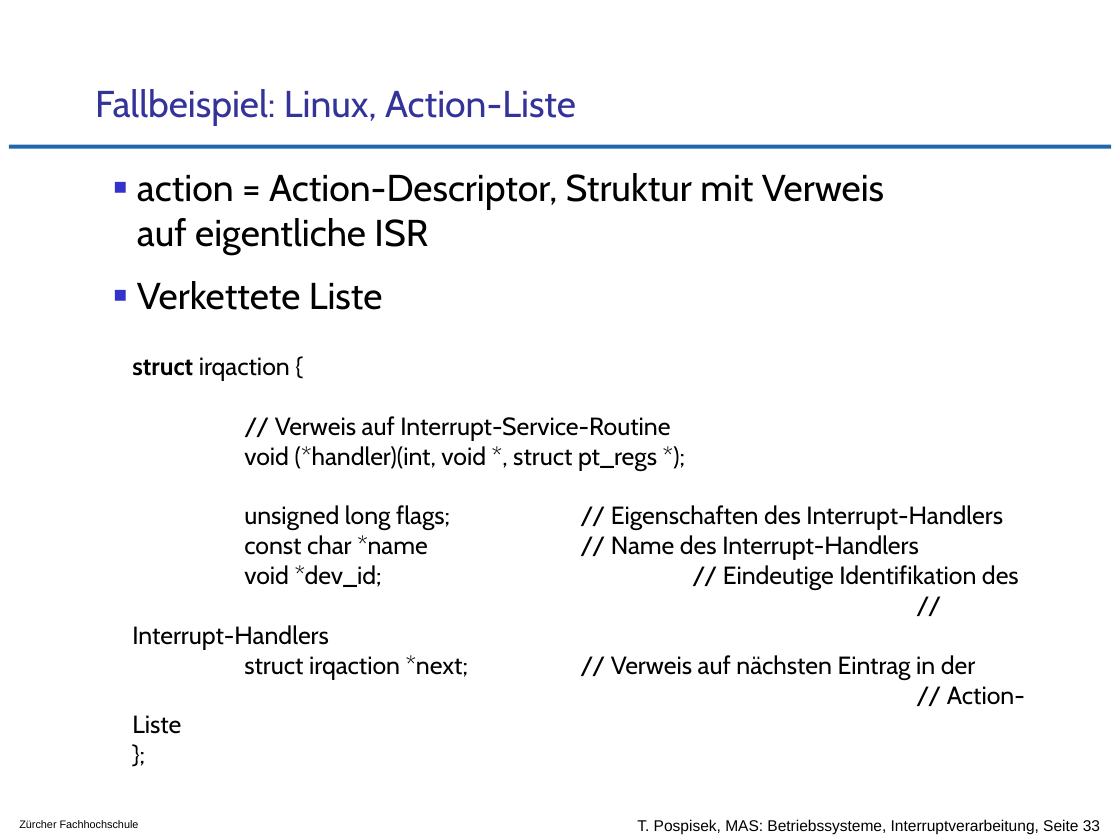
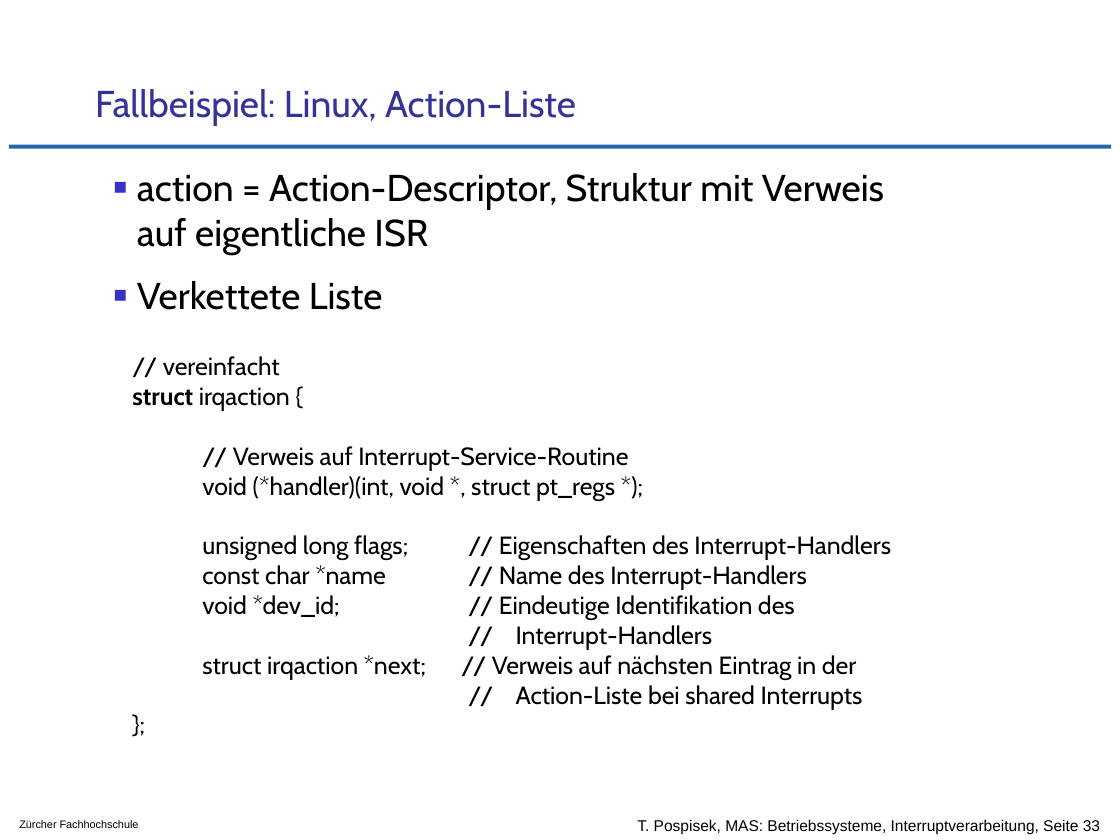
Before and after one commit to tpo/betriebssysteme, a slide deck: slide 33 of 04-3_Interruptverarbeitung_in_Betriebssystemen.odp. Drawn at 1120x840 pixels with LibreOffice and Linux fonts; fonts in the diff are those of the drawing; background and template pictures are left out. Boxes give left, top, right and bottom in pixels: in the first picture for what was removed or moved away, otherwise in the second. Text is boxed around its words. In the diff, an @@ line names an element or a change of style, - is before the commit and + after.

```diff
--- a/04-3_Interruptverarbeitung_in_Betriebssystemen.odp
+++ b/04-3_Interruptverarbeitung_in_Betriebssystemen.odp
@@ text at bbox=[163, 356, 280, 376]: paragraph added @@
+// vereinfacht
@@ text at bbox=[516, 685, 863, 709]: text changed @@
-// Action-Liste
+// Action-Liste bei shared Interrupts
```
Also in this commit, not shown: 4 other slides changed.
